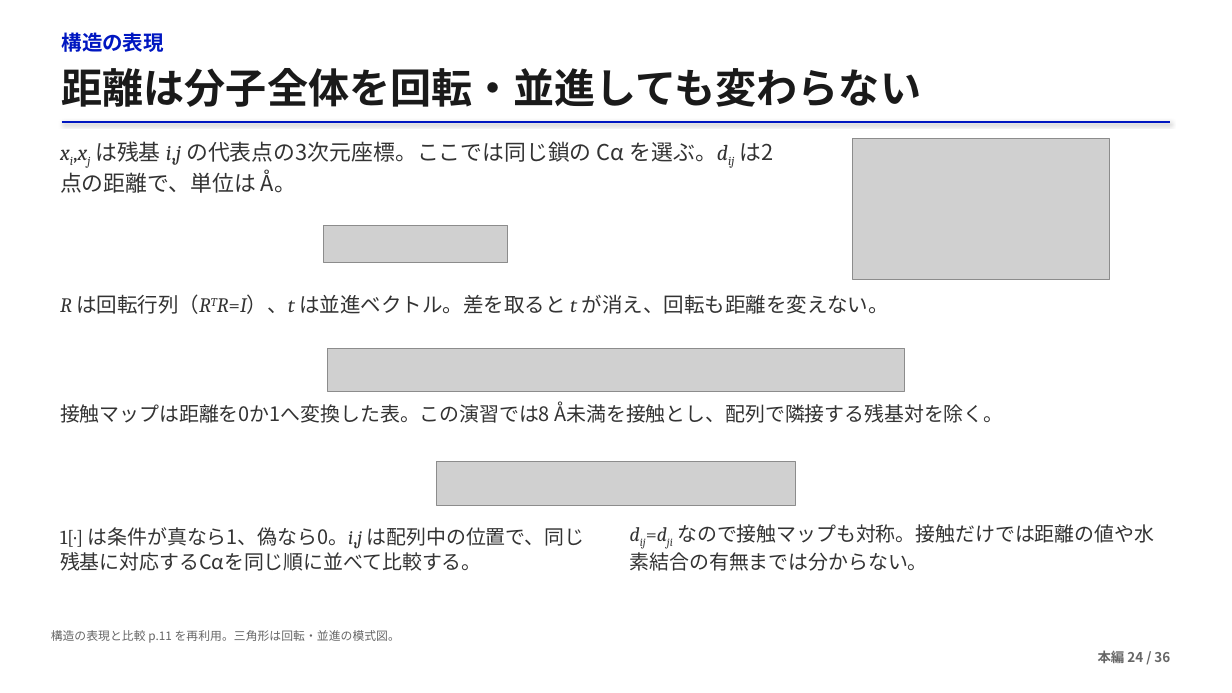
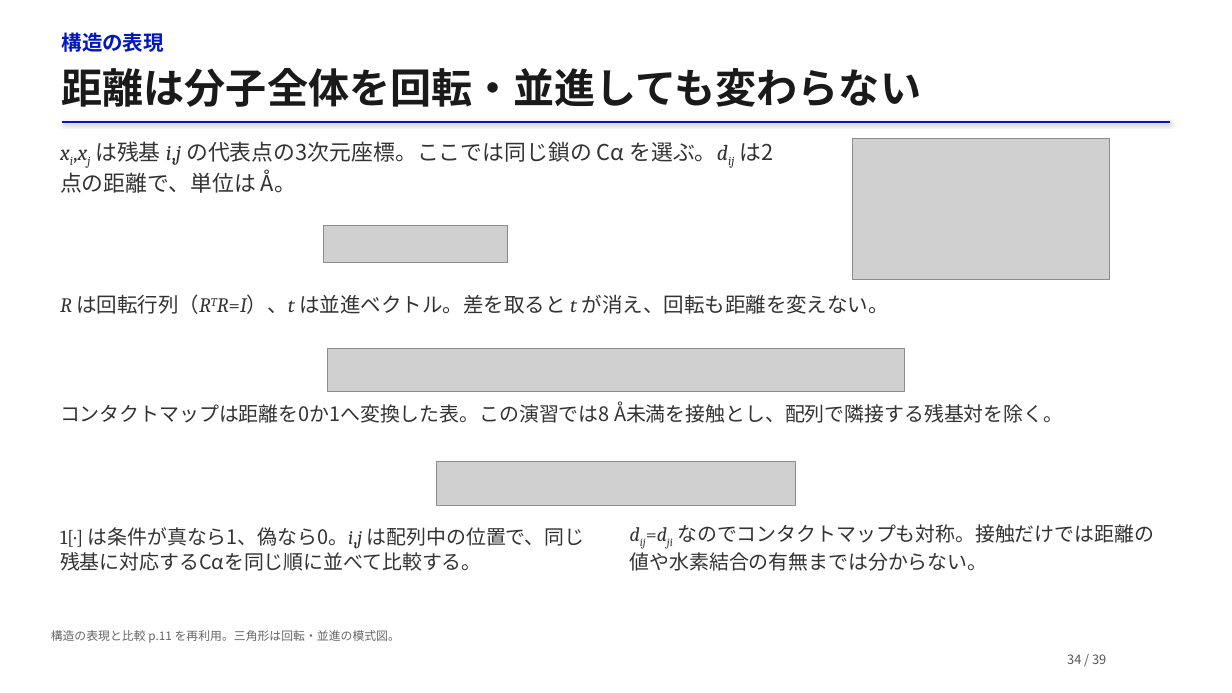
Before and after one commit to matsunagalab/lecture_bioinfo, a slide deck: slide 34 of 03_タンパク質構造の基礎/03_タンパク質構造の基礎.pptx (slide 24 before the commit). Drawn at 1232x693 pixels with LibreOffice and Linux fonts; fonts in the diff are those of the drawing; grey boxes stand for pictures. Boxes give left, top, right and bottom in pixels: in the first picture for what was removed or moved away, otherwise in the second. Text is boxed around its words. In the diff, an @@ line names an element or a change of style, - is before the commit and + after.

```diff
--- a/03_タンパク質構造の基礎/03_タンパク質構造の基礎.pptx
+++ b/03_タンパク質構造の基礎/03_タンパク質構造の基礎.pptx
@@ text at (60, 401, 1063, 423): text changed @@
-接触マップは距離を0か1へ変換した表。この演習では8 Å未満を接触とし、配列で隣接する残基対を除く。
+コンタクトマップは距離を0か1へ変換した表。この演習では8 Å未満を接触とし、配列で隣接する残基対を除く。
@@ text at (630, 524, 1154, 571): text changed @@
-dij=dji なので接触マップも対称。接触だけでは距離の値や水素結合の有無までは分からない。
+dij=dji なのでコンタクトマップも対称。接触だけでは距離の値や水素結合の有無までは分からない。
@@ text added at (1067, 654, 1106, 664), 10 pt, text #555555 @@
+34 / 39
@@ text removed at (1098, 650, 1170, 663) @@
-本編 24 / 36
```
Also in this commit, not shown: 23 other slides changed, 17 slides added, 14 slides removed, 2 other files.
